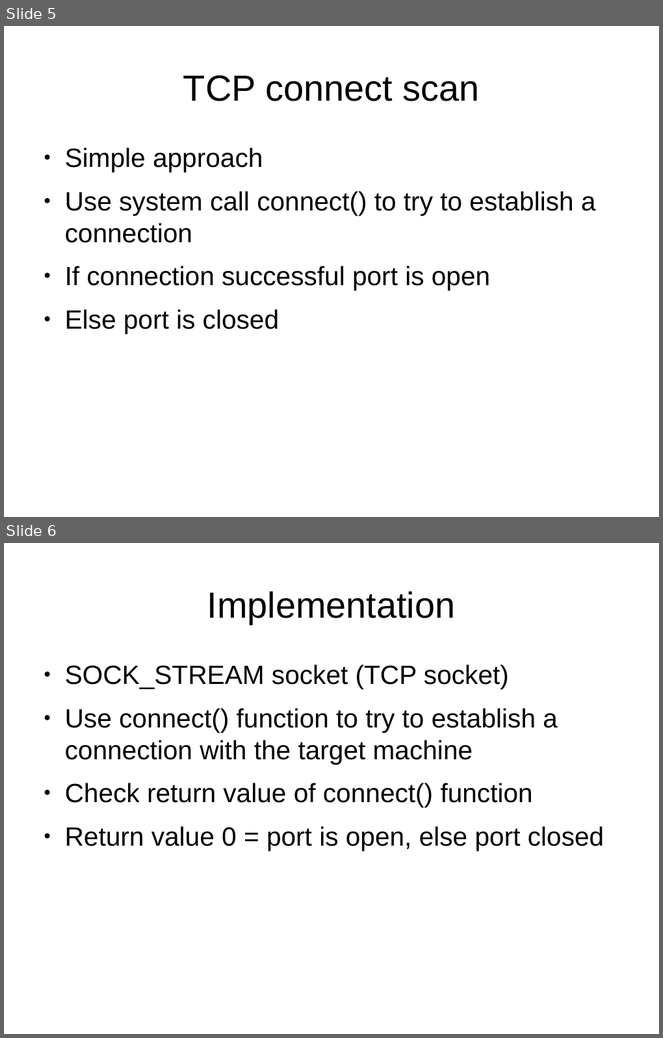
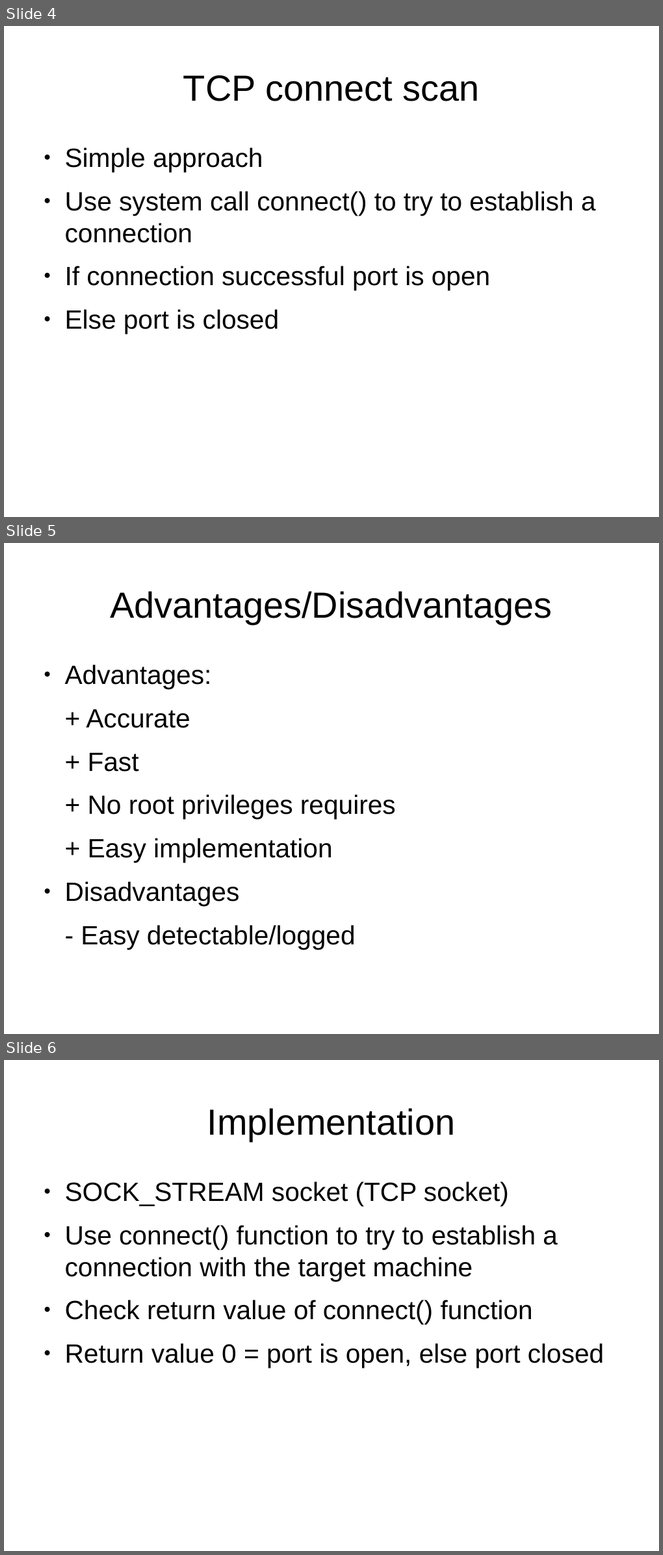
Before and after one commit to herrBez/PortScanner, a slide deck: slides/Untitled 1.odp. Shown one above the other, each under a label of ours: slides 5 and 6 before the commit, slides 4, 5 and 6 after it. The pictures are 663x1038 and 663x1555 pixels, drawn with LibreOffice and Linux fonts; fonts in the diff are those of the drawing. Boxes give left, top, right and bottom in pixels: in the first picture for what was removed or moved away, otherwise in the second. Text is boxed around its words. In the diff, an @@ line names an element or a change of style, - is before the commit and + after.

```diff
--- a/slides/Untitled 1.odp
+++ b/slides/Untitled 1.odp
@@ slide 5 added at <box>4,543,659,1034</box>, background #FFFFFF @@
@@ title added at <box>111,591,553,624</box>, 44 pt, text #000000 @@
+Advantages/Disadvantages
@@ text added at <box>65,665,396,949</box>, 32 pt, text #000000 @@
+● Advantages:
++ Accurate
++ Fast
++ No root privileges requires
++ Easy implementation
+● Disadvantages
+- Easy detectable/logged
@@ what was slide 5 is now slide 4 @@
```
Also in this commit, not shown: 2 slides changed, 3 other slides added, 3 slides removed.
